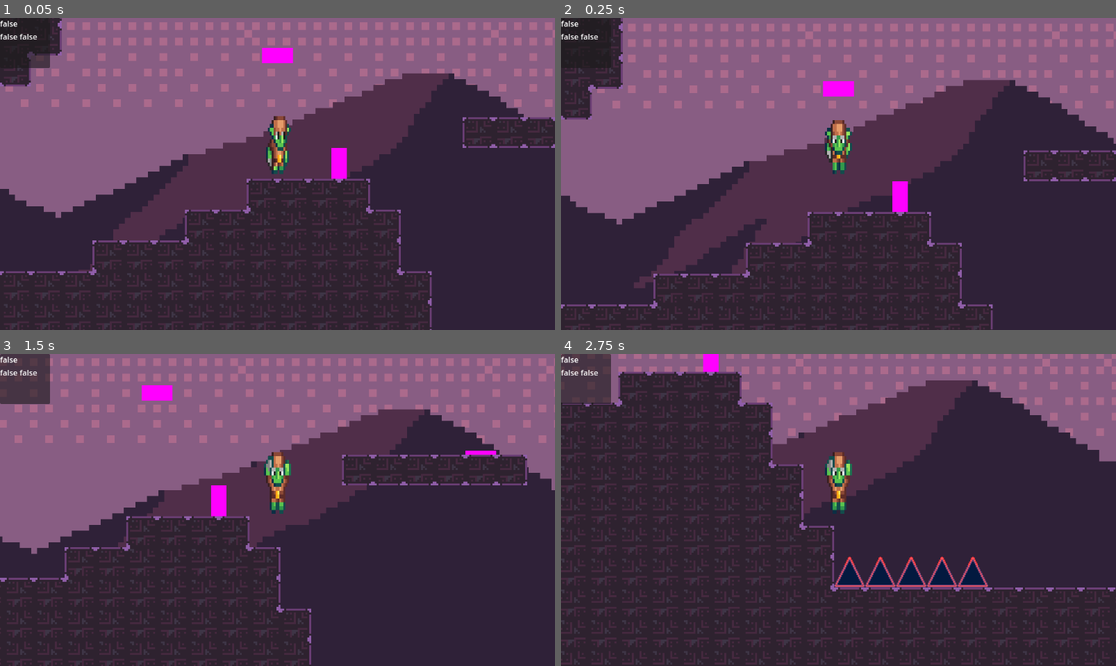
Above: before the commit, frames 1-4 (two rows, left to right).
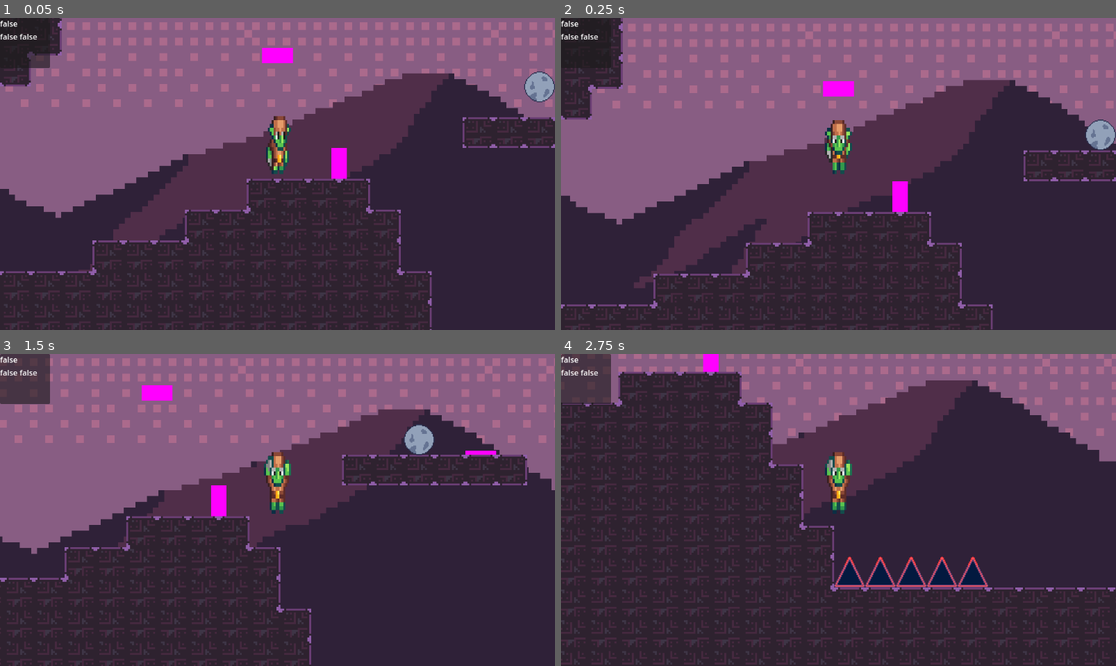
Above: after the commit, the same moments.

Repository: DevFTB/GMTK2024
Game: Godot game, scene res://main.tscn
Same seed, same stepped clock (60 frames per second), same inputs: the game is played once before the commit and once after it.
Inputs:
- Up to frame 1 (0.05 s): no input
- Up to frame 2 (0.25 s): no input
- Up to frame 3 (1.5 s): hold F (interact) 0.53-1.28 s; hold D (move_right) from 0.53 s (still down); tap Space (jump) at 0.77 s; tap F (interact) at 1.35 s
- Up to frame 4 (2.75 s): tap Space (jump) at 1.52 s; release D (move_right) at 2.03 s; hold A (move_left) from 2.03 s (still down); hold F (interact) from 2.03 s (still down)

The runs differ from the first frame. In frame 1, 0.4% of the frame differs, in the area x 94-100%, y 17-27%; in frame 2, 0.4%; in frame 3, 0.4%; in frame 4, nothing differs.

Commit message:
pushable boulder

Diff:
--- a/entity/player/player.tscn
+++ b/entity/player/player.tscn
@@ -191,7 +191,7 @@
 
 [node name="Player" type="CharacterBody2D"]
 collision_layer = 4
-collision_mask = 9
+collision_mask = 25
 script = ExtResource("1_4po7g")
 size_stats = {
 0: ExtResource("2_37fej"),
--- a/entity/player/scripts/player.gd
+++ b/entity/player/scripts/player.gd
@@ -35,5 +35,12 @@
 
 	size_mode_changed.emit(size_mode)
 
+func _physics_process(delta: float) -> void:
+	super(delta)
+	for i in get_slide_collision_count():
+		var c = get_slide_collision(i)
+		if c.get_collider() is RigidBody2D:
+			c.get_collider().apply_central_impulse(-c.get_normal() * stats.mass)
+
 func kill() -> void:
 	killed.emit()
--- a/level/components/puzzle_controls/pressure_plate.gd
+++ b/level/components/puzzle_controls/pressure_plate.gd
@@ -1,9 +1,9 @@
 extends PuzzleControl
 
-@onready var player_interactor: PlayerInteractor = $PlayerInteractor
+@onready var player_interactor: Area2D = $PlayerInteractor
 
 # Called when the node enters the scene tree for the first time.
 func _ready() -> void:
 	super()
-	player_interactor.player_entered.connect(set_power.bind(true).unbind(1))
-	player_interactor.player_exited.connect(set_power.bind(false).unbind(1))
+	player_interactor.body_entered.connect(set_power.bind(true).unbind(1))
+	player_interactor.body_exited.connect(set_power.bind(false).unbind(1))
--- /dev/null
+++ b/level/components/puzzle_controls/pressure_plate.tscn
@@ -0,0 +1,27 @@
+[gd_scene load_steps=5 format=3 uid="uid://cb2vyfq2h3prd"]
+
+[ext_resource type="Script" path="res://level/components/puzzle_controls/pressure_plate.gd" id="1_a53yt"]
+[ext_resource type="PackedScene" uid="uid://cc8jownhx5wi2" path="res://level/components/interactor/player_interactor.tscn" id="2_brlfd"]
+
+[sub_resource type="RectangleShape2D" id="RectangleShape2D_1gn30"]
+size = Vector2(32, 32)
+
+[sub_resource type="PlaceholderTexture2D" id="PlaceholderTexture2D_cvii8"]
+size = Vector2(32, 4)
+
+[node name="PressurePlate" type="Node2D" node_paths=PackedStringArray("listeners")]
+position = Vector2(336, -80)
+script = ExtResource("1_a53yt")
+listeners = [null]
+
+[node name="PlayerInteractor" parent="." instance=ExtResource("2_brlfd")]
+collision_mask = 20
+script = null
+
+[node name="CollisionShape2D" type="CollisionShape2D" parent="PlayerInteractor"]
+shape = SubResource("RectangleShape2D_1gn30")
+
+[node name="Sprite2D" type="Sprite2D" parent="."]
+position = Vector2(0, 16)
+texture = SubResource("PlaceholderTexture2D_cvii8")
+offset = Vector2(0, -2)
--- a/level/components/puzzle_controls/switch.tscn
+++ b/level/components/puzzle_controls/switch.tscn
@@ -12,7 +12,7 @@
 [node name="Switch" type="Node2D" node_paths=PackedStringArray("listeners")]
 position = Vector2(64, -16)
 script = ExtResource("1_ftxwj")
-listeners = [NodePath("")]
+listeners = [null]
 
 [node name="PlayerInteractor" parent="." instance=ExtResource("2_e4po0")]
 
--- a/main.tscn
+++ b/main.tscn
@@ -4,6 +4,7 @@
 [ext_resource type="Script" path="res://main.gd" id="1_rs1g5"]
 [ext_resource type="Script" path="res://level/world.gd" id="2_lml2l"]
 [ext_resource type="PackedScene" uid="uid://ddwfgepcoitce" path="res://entity/player/player.tscn" id="3_yqlic"]
+[ext_resource type="Texture2D" uid="uid://pgy5hs6anvdn" path="res://level/components/spikes/boulder.png" id="4_bfgoy"]
 [ext_resource type="PackedScene" uid="uid://cjybd10jscmqw" path="res://level/components/size_changer/size_changer.tscn" id="4_ytqrs"]
 [ext_resource type="Texture2D" uid="uid://bb6pd6cyjs4wa" path="res://level/parallax-mountain-bg.png" id="5_0243f"]
 [ext_resource type="PackedScene" uid="uid://b1n6yi2vb51yw" path="res://level/components/spikes/spikes.tscn" id="6_d2dco"]
@@ -11,7 +12,7 @@
 [ext_resource type="PackedScene" uid="uid://c1hm8bmiruoi" path="res://level/components/puzzle_controls/switch.tscn" id="8_4wsop"]
 [ext_resource type="Script" path="res://level/components/puzzle_controls/switch.gd" id="9_g2o1s"]
 [ext_resource type="PackedScene" uid="uid://cc8jownhx5wi2" path="res://level/components/interactor/player_interactor.tscn" id="9_ywo7v"]
-[ext_resource type="Script" path="res://level/components/puzzle_controls/pressure_plate.gd" id="10_bbhfv"]
+[ext_resource type="PackedScene" uid="uid://cb2vyfq2h3prd" path="res://level/components/puzzle_controls/pressure_plate.tscn" id="10_4e23f"]
 [ext_resource type="PackedScene" uid="uid://casf0qfuf7r6f" path="res://level/components/moving_platforms/moving_platform.tscn" id="10_j8sl6"]
 [ext_resource type="Script" path="res://gui/debug_gui.gd" id="13_26jet"]
 [ext_resource type="Script" path="res://level/components/turret_camera/turret_camera.gd" id="13_amm0k"]
@@ -20,11 +21,8 @@
 [ext_resource type="AudioStream" uid="uid://dtq8jp1qnugja" path="res://level/components/turret_camera/turret_shoot.wav" id="15_p2t8h"]
 [ext_resource type="Script" path="res://level/components/turret_camera/ray_shooter.gd" id="17_nwmtn"]
 
-[sub_resource type="RectangleShape2D" id="RectangleShape2D_1gn30"]
-size = Vector2(32, 32)
-
-[sub_resource type="PlaceholderTexture2D" id="PlaceholderTexture2D_cvii8"]
-size = Vector2(32, 4)
+[sub_resource type="CircleShape2D" id="CircleShape2D_5pb40"]
+radius = 16.0
 
 [sub_resource type="PlaceholderTexture2D" id="PlaceholderTexture2D_icrty"]
 size = Vector2(16, 16)
@@ -40,6 +38,17 @@
 tile_set = ExtResource("1_c5hwl")
 
 [node name="Decor" type="TileMapLayer" parent="World"]
+
+[node name="PushableObject" type="RigidBody2D" parent="World" groups=["activator"]]
+position = Vector2(272, -96)
+collision_layer = 17
+linear_damp = 0.4
+
+[node name="Sprite2D" type="Sprite2D" parent="World/PushableObject"]
+texture = ExtResource("4_bfgoy")
+
+[node name="CollisionShape2D" type="CollisionShape2D" parent="World/PushableObject"]
+shape = SubResource("CircleShape2D_5pb40")
 
 [node name="Player" parent="World" instance=ExtResource("3_yqlic")]
 
@@ -60,20 +69,8 @@
 script = ExtResource("9_g2o1s")
 listeners = [NodePath("../Fan"), NodePath("../MovingPlatform")]
 
-[node name="PressurePlate" type="Node2D" parent="World" node_paths=PackedStringArray("listeners")]
-position = Vector2(336, -80)
-script = ExtResource("10_bbhfv")
+[node name="PressurePlate" parent="World" node_paths=PackedStringArray("listeners") instance=ExtResource("10_4e23f")]
 listeners = [NodePath("../MovingPlatform")]
-
-[node name="PlayerInteractor" parent="World/PressurePlate" instance=ExtResource("9_ywo7v")]
-
-[node name="CollisionShape2D" type="CollisionShape2D" parent="World/PressurePlate/PlayerInteractor"]
-shape = SubResource("RectangleShape2D_1gn30")
-
-[node name="Sprite2D" type="Sprite2D" parent="World/PressurePlate"]
-position = Vector2(0, 16)
-texture = SubResource("PlaceholderTexture2D_cvii8")
-offset = Vector2(0, -2)
 
 [node name="MovingPlatform" parent="World" instance=ExtResource("10_j8sl6")]
 
--- a/project.godot
+++ b/project.godot
@@ -86,6 +86,7 @@
 3d_physics/layer_3="player"
 2d_physics/layer_4="enemy"
 3d_physics/layer_4="enemy"
+2d_physics/layer_5="pushable"
 
 [rendering]
 
Binary file added: level/components/spikes/boulder.png
Not shown, added: level/components/spikes/boulder.png.import
